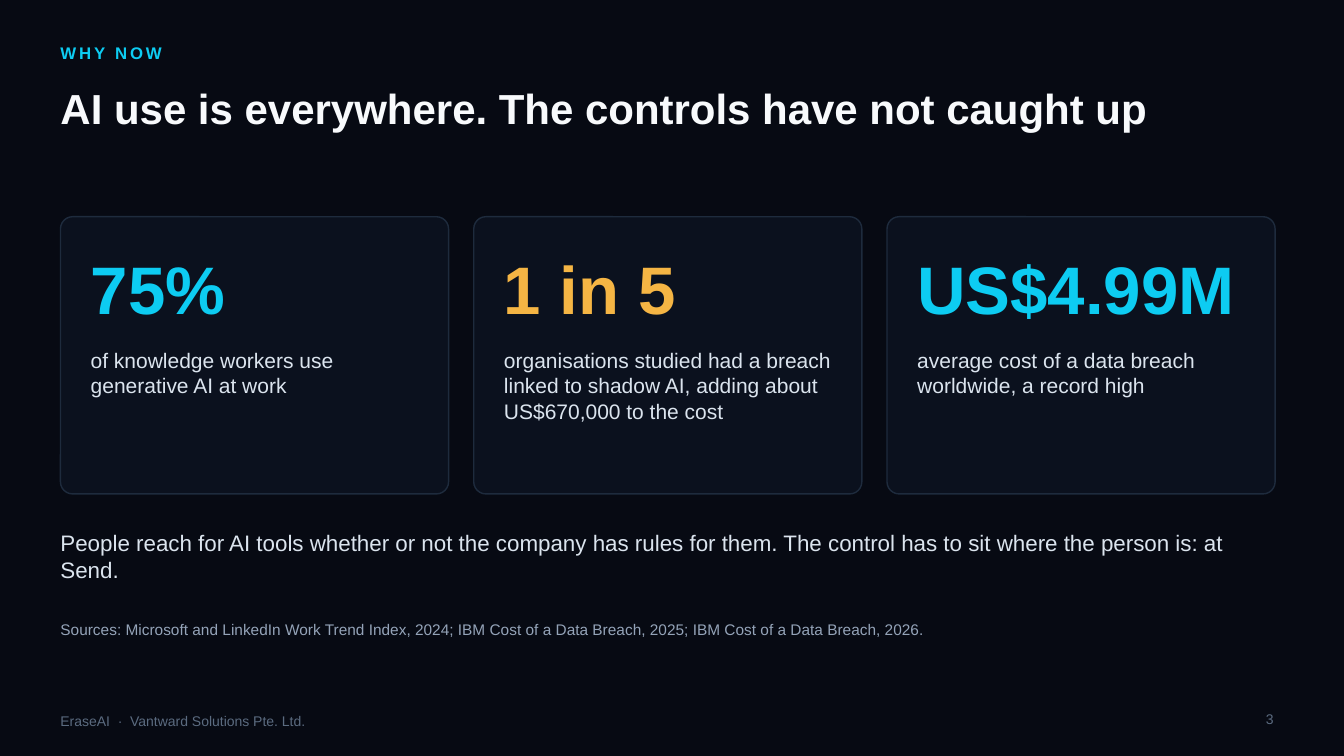
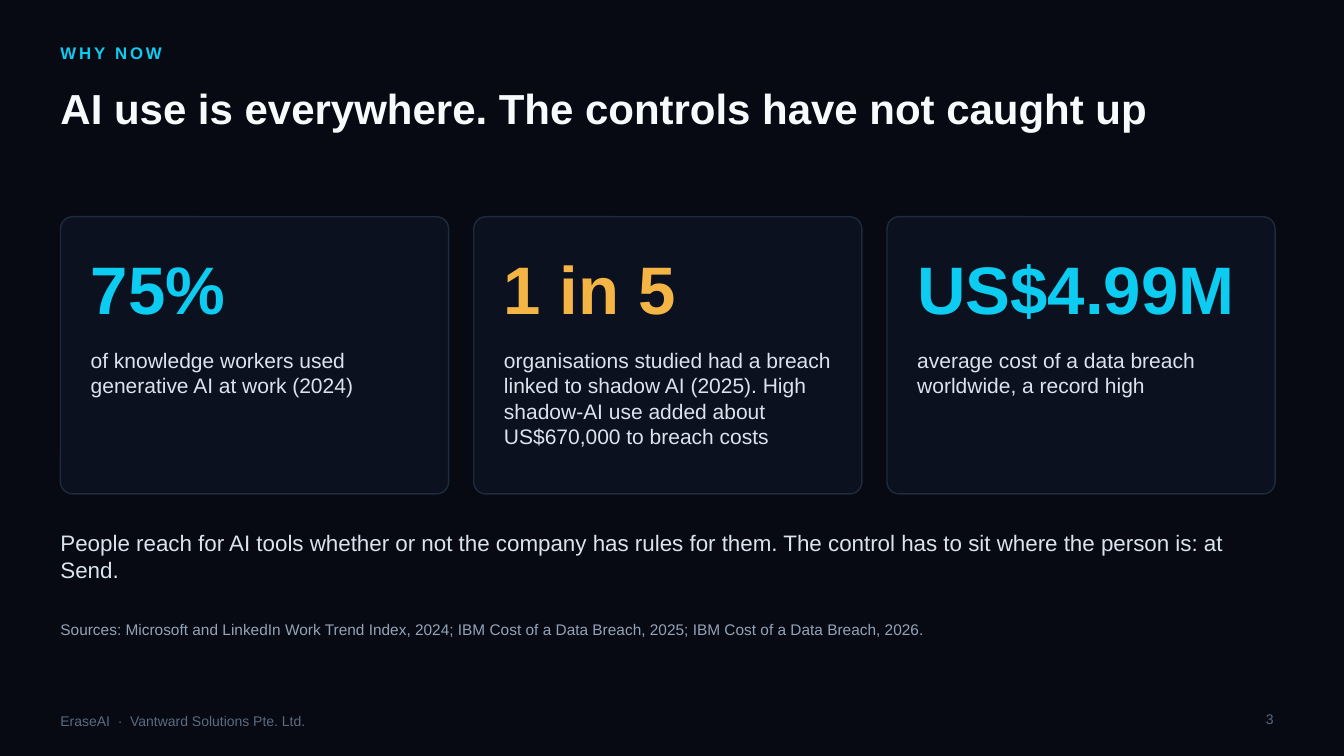
Before and after one commit to shockernburner/Erase-AI, a slide deck: slide 3 of docs/pitch/EraseAI_Investor_Deck_2026.pptx. Drawn at 1344x756 pixels with LibreOffice and Linux fonts; fonts in the diff are those of the drawing; background and template pictures are left out. Boxes give left, top, right and bottom in pixels: in the first picture for what was removed or moved away, otherwise in the second. Text is boxed around its words. In the diff, an @@ line names an element or a change of style, - is before the commit and + after.

```diff
--- a/docs/pitch/EraseAI_Investor_Deck_2026.pptx
+++ b/docs/pitch/EraseAI_Investor_Deck_2026.pptx
@@ text at box(91, 352, 353, 398): text changed @@
-of knowledge workers use generative AI at work
+of knowledge workers used generative AI at work (2024)
@@ text at box(504, 352, 830, 447): text changed @@
-organisations studied had a breach linked to shadow AI, adding about US$670,000 to the cost
+organisations studied had a breach linked to shadow AI (2025). High shadow-AI use added about US$670,000 to breach costs
```
Also in this commit, not shown: 8 other slides changed, 9 other files.
